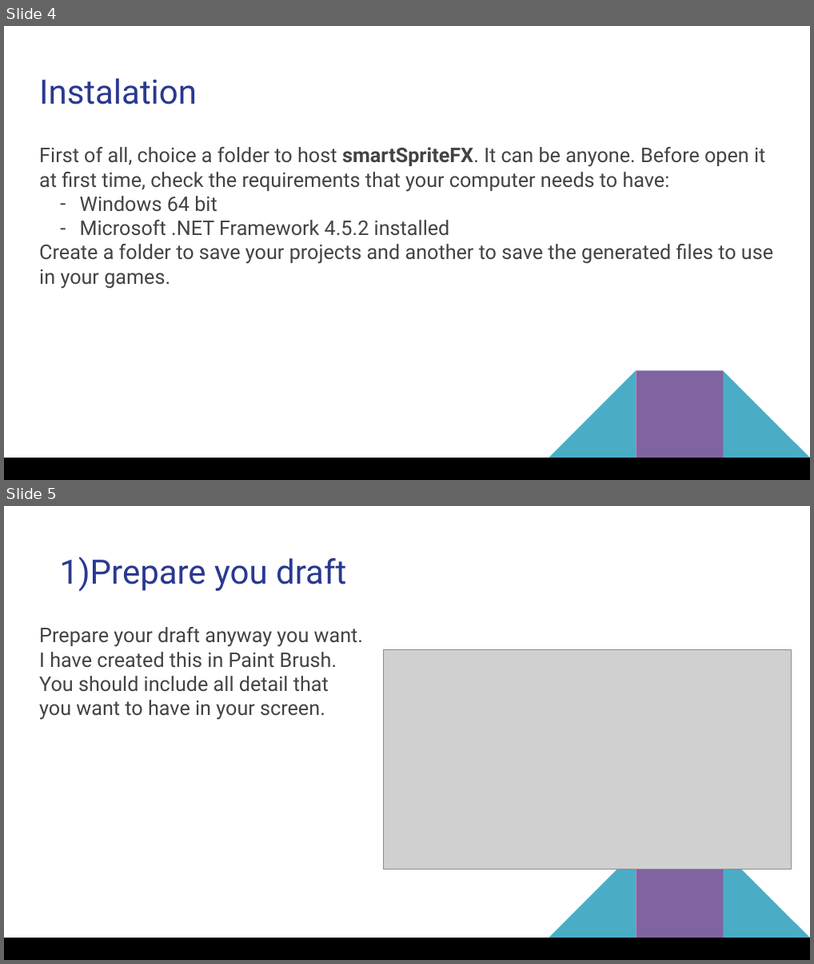
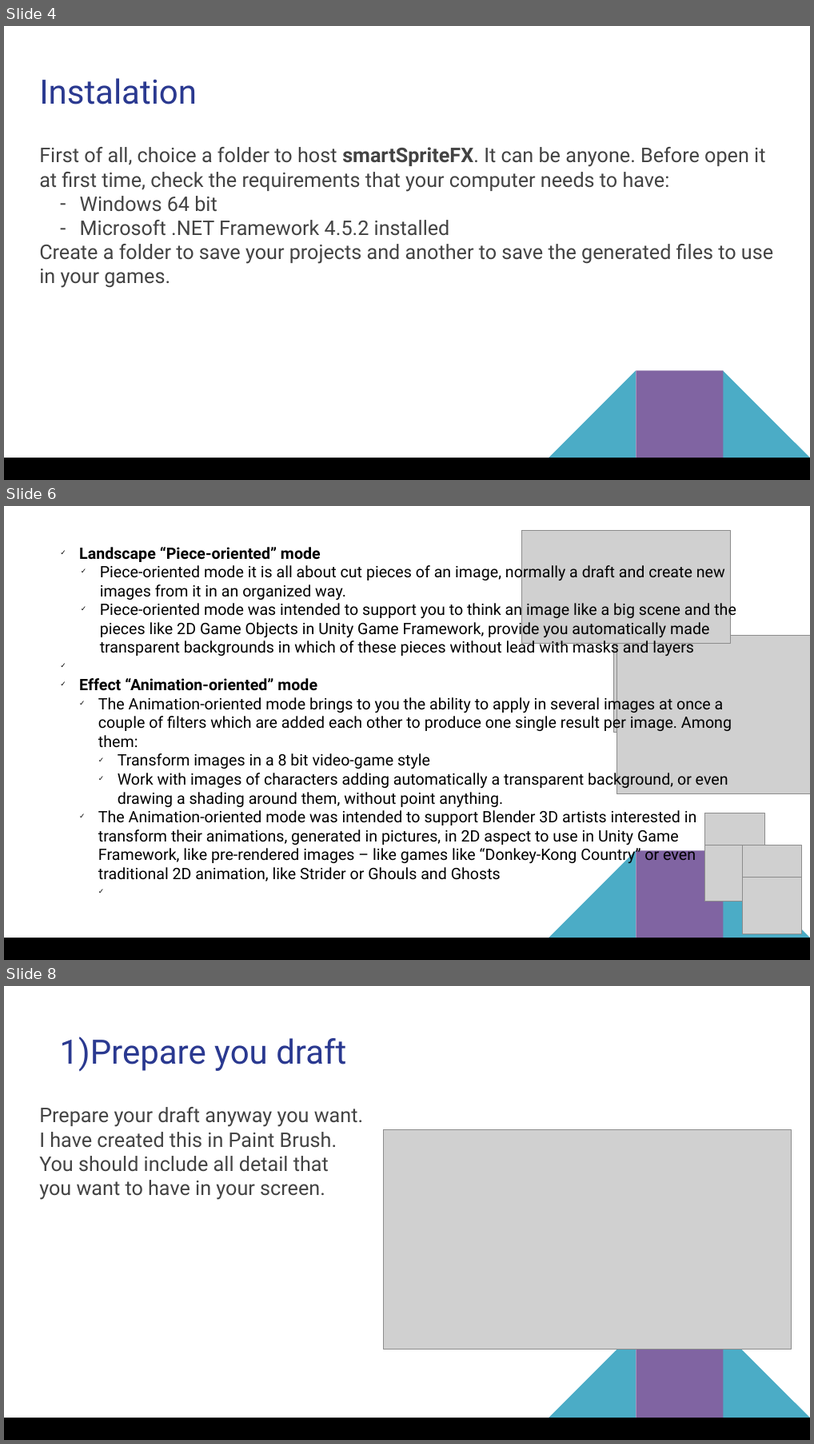
Before and after one commit to MGODOY-BR/smartSpriteFX, a slide deck: [doc]/Using smartSpriteFX.pptx. Shown one above the other, each under a label of ours: slides 4 and 5 before the commit, slides 4, 6 and 8 after it; the slides between them are not shown. The pictures are 814x964 and 814x1444 pixels, drawn with LibreOffice and Linux fonts; fonts in the diff are those of the drawing; grey boxes stand for pictures. Boxes give left, top, right and bottom in pixels: in the first picture for what was removed or moved away, otherwise in the second. Text is boxed around its words. In the diff, an @@ line names an element or a change of style, - is before the commit and + after.

```diff
--- a/[doc]/Using smartSpriteFX.pptx
+++ b/[doc]/Using smartSpriteFX.pptx
@@ slide 6 added at box(4, 506, 810, 960), background #FFFFFF; not listed: 4 template elements that a slide beside it also shows @@
@@ text added at box(79, 547, 737, 881), 14 pt, text #000000 @@
+✓ Landscape “Piece-oriented” mode
+✓ Piece-oriented mode it is all about cut pieces of an image, normally a draft and create new images from it in an organized way.
+✓ Piece-oriented mode was intended to support you to think an image like a big scene and the pieces like 2D Game Objects in Unity Game Framework, provide you automatically made transparent backgrounds in which of these pieces without lead with masks and layers
+✓ Effect “Animation-oriented” mode
+  ✓ The Animation-oriented mode brings to you the ability to apply in several images at once a couple of filters which are added each other to produce one single result per image. Among them:
+    ✓ Transform images in a 8 bit video-game style
+    ✓ Work with images of characters adding automatically a transparent background, or even drawing a shading around them, without point anything.
+  ✓ The Animation-oriented mode was intended to support Blender 3D artists interested in transform their animations, generated in pictures, in 2D aspect to use in Unity Game Framework, like pre-rendered images – like games like “Donkey-Kong Country” or even traditional 2D animation, like Strider or Ghouls and Ghosts
@@ picture added at box(522, 530, 730, 643) @@
@@ picture added at box(614, 635, 786, 732) @@
@@ picture added at box(617, 635, 810, 794) @@
@@ picture added at box(706, 812, 766, 869) @@
@@ picture added at box(706, 844, 766, 901) @@
@@ picture added at box(742, 844, 802, 901) @@
@@ picture added at box(742, 877, 802, 933) @@
@@ what was slide 5 is now slide 8 @@
```
Also in this commit, not shown: 1 slide changed, 2 other slides added.
